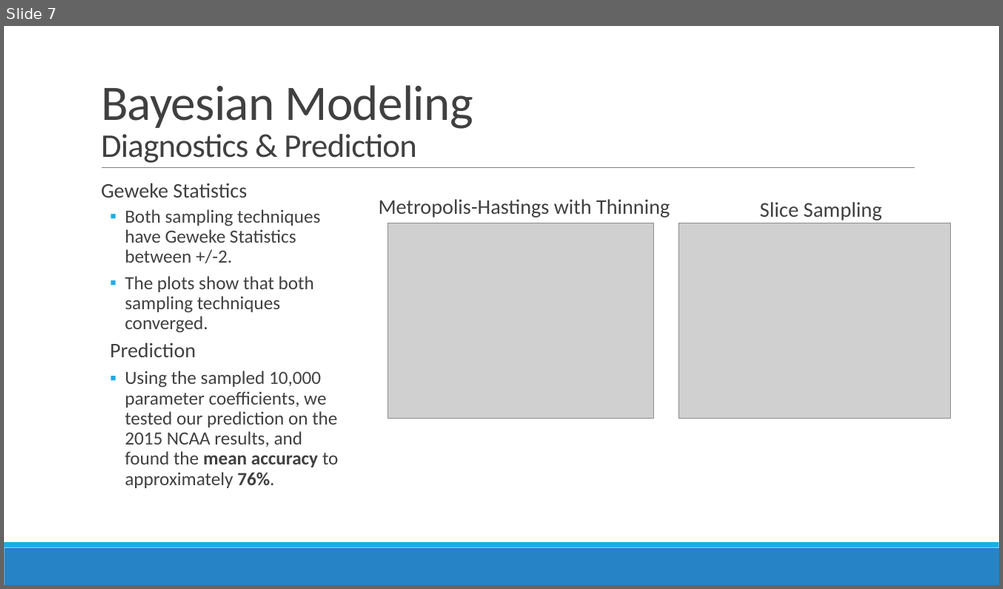
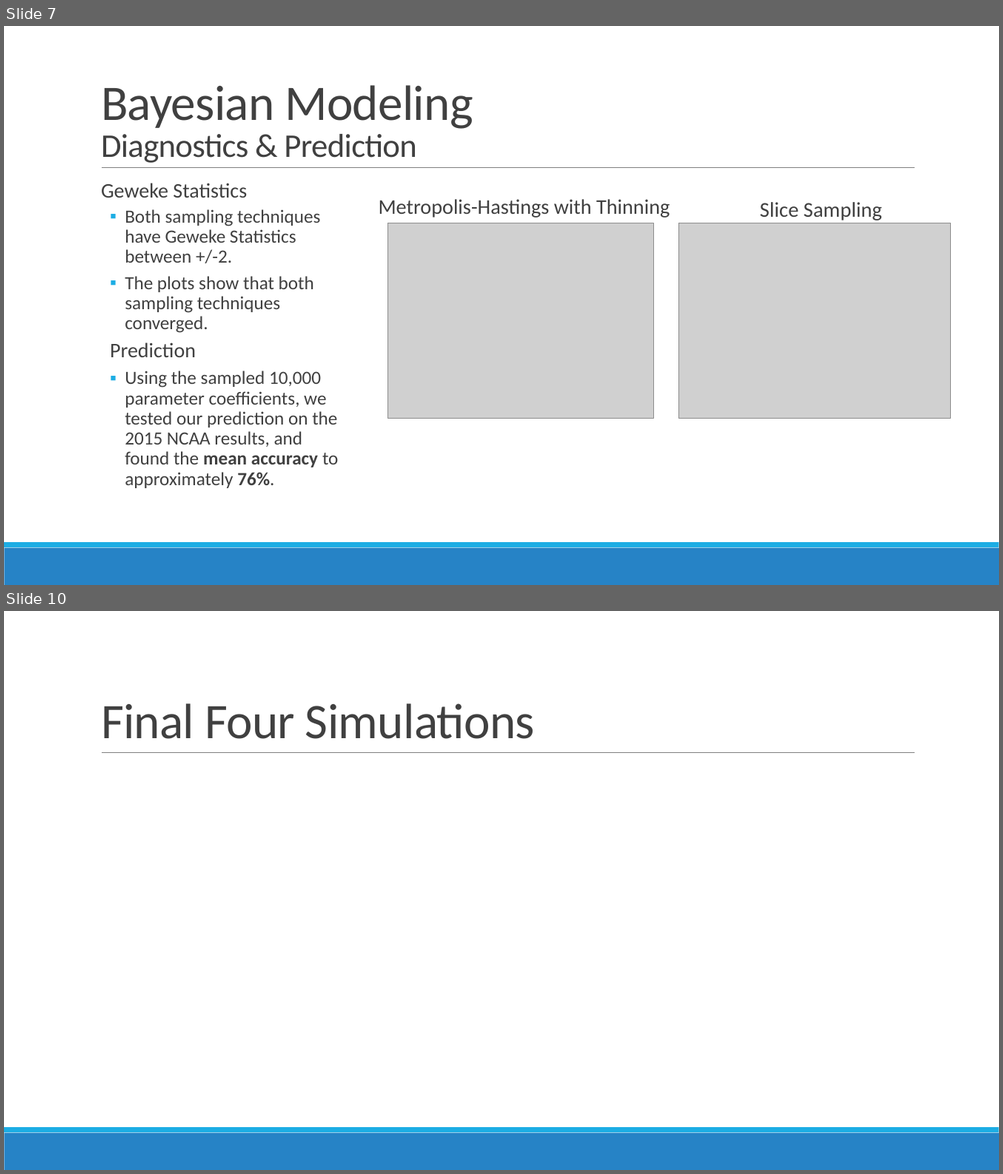
Before and after one commit to micahlanier/bayesket-ball, a slide deck: screen_cast/Screen_cast.pptx. Shown one above the other, each under a label of ours: slide 7 before the commit, slides 7 and 10 after it; the slides between them are not shown. The pictures are 1003x589 and 1003x1174 pixels, drawn with LibreOffice and Linux fonts; fonts in the diff are those of the drawing; grey boxes stand for pictures. Boxes give left, top, right and bottom in pixels: in the first picture for what was removed or moved away, otherwise in the second. Text is boxed around its words. In the diff, an @@ line names an element or a change of style, - is before the commit and + after.

```diff
--- a/screen_cast/Screen_cast.pptx
+++ b/screen_cast/Screen_cast.pptx
@@ slide 10 added at <box>4,611,999,1170</box>, background #FFFFFF; not listed: 3 template elements that a slide beside it also shows @@
@@ title added at <box>101,703,535,739</box>, 48 pt, text #404040 @@
+Final Four Simulations
```
Also in this commit, not shown: 1 slide changed, 4 other slides added, 3 slides removed.
